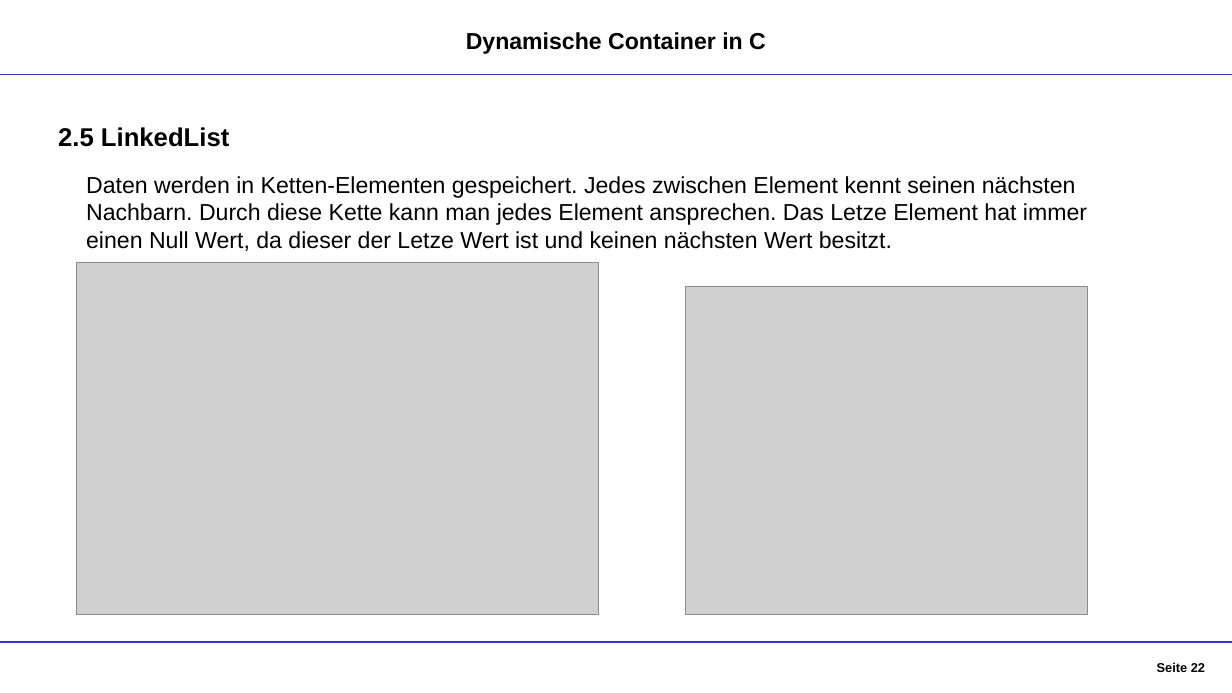
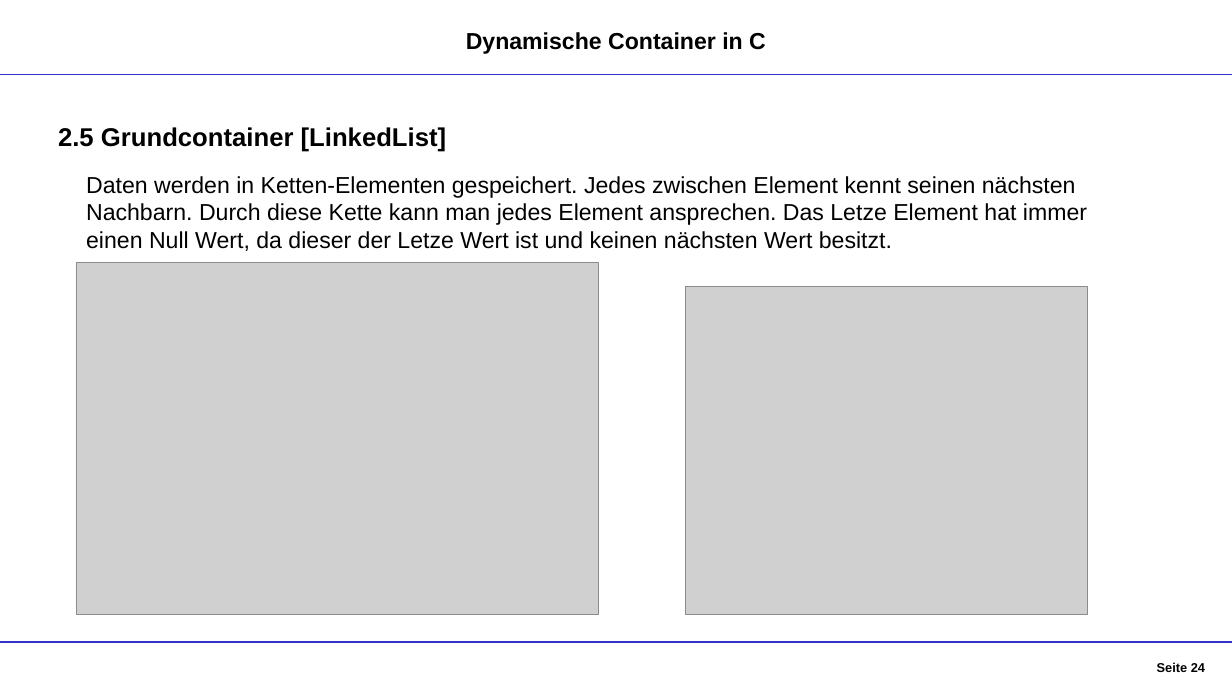
Before and after one commit to DennisGoss99/InPr_DynamicCollections, a slide deck: slide 24 of Dokumentation/Container - Präsentation.pptx (slide 22 before the commit). Drawn at 1232x693 pixels with LibreOffice and Linux fonts; fonts in the diff are those of the drawing; grey boxes stand for pictures. Boxes give left, top, right and bottom in pixels: in the first picture for what was removed or moved away, otherwise in the second. Text is boxed around its words. In the diff, an @@ line names an element or a change of style, - is before the commit and + after.

```diff
--- a/Dokumentation/Container - Präsentation.pptx
+++ b/Dokumentation/Container - Präsentation.pptx
@@ text at (58, 127, 447, 152): text changed @@
-2.5 LinkedList
+2.5 Grundcontainer [LinkedList]
@@ page number at (1157, 662, 1205, 672): text changed @@
-Seite 22
+Seite 24
```
Also in this commit, not shown: 22 other slides changed, 4 slides added, 1 slide removed.
